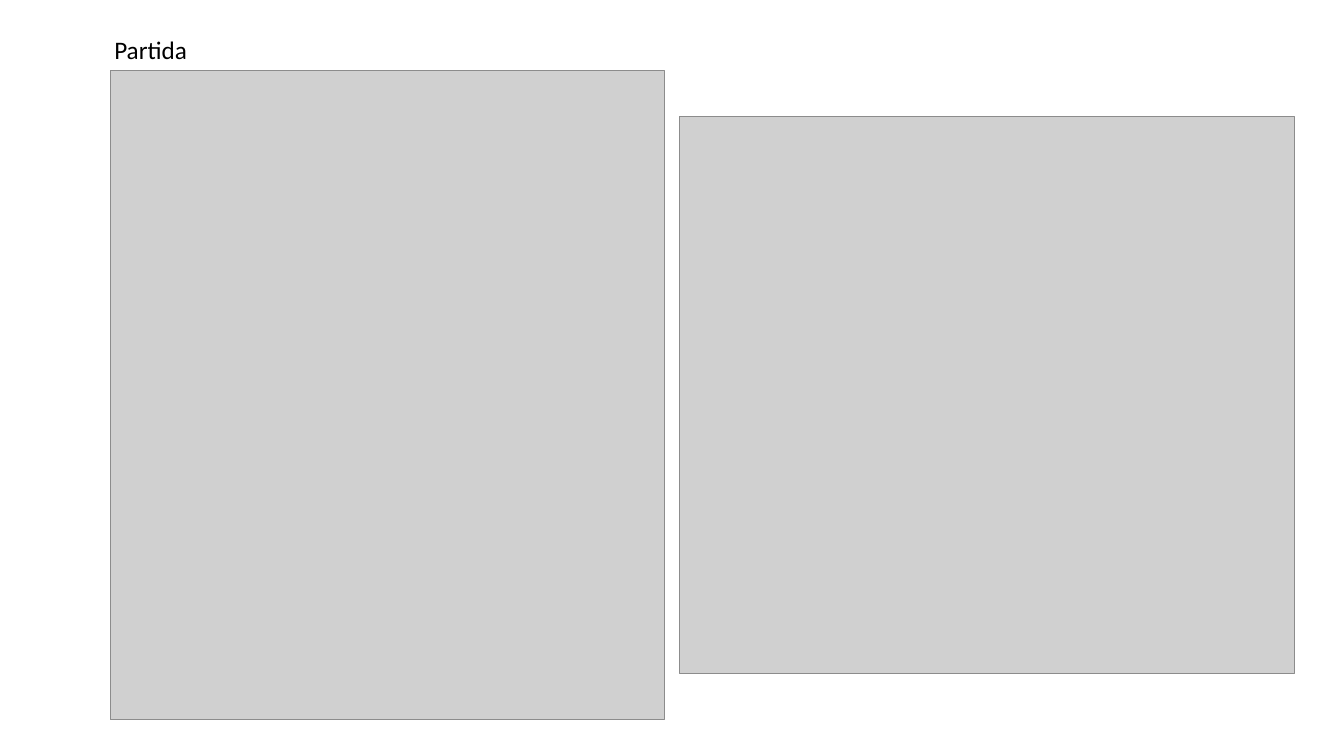
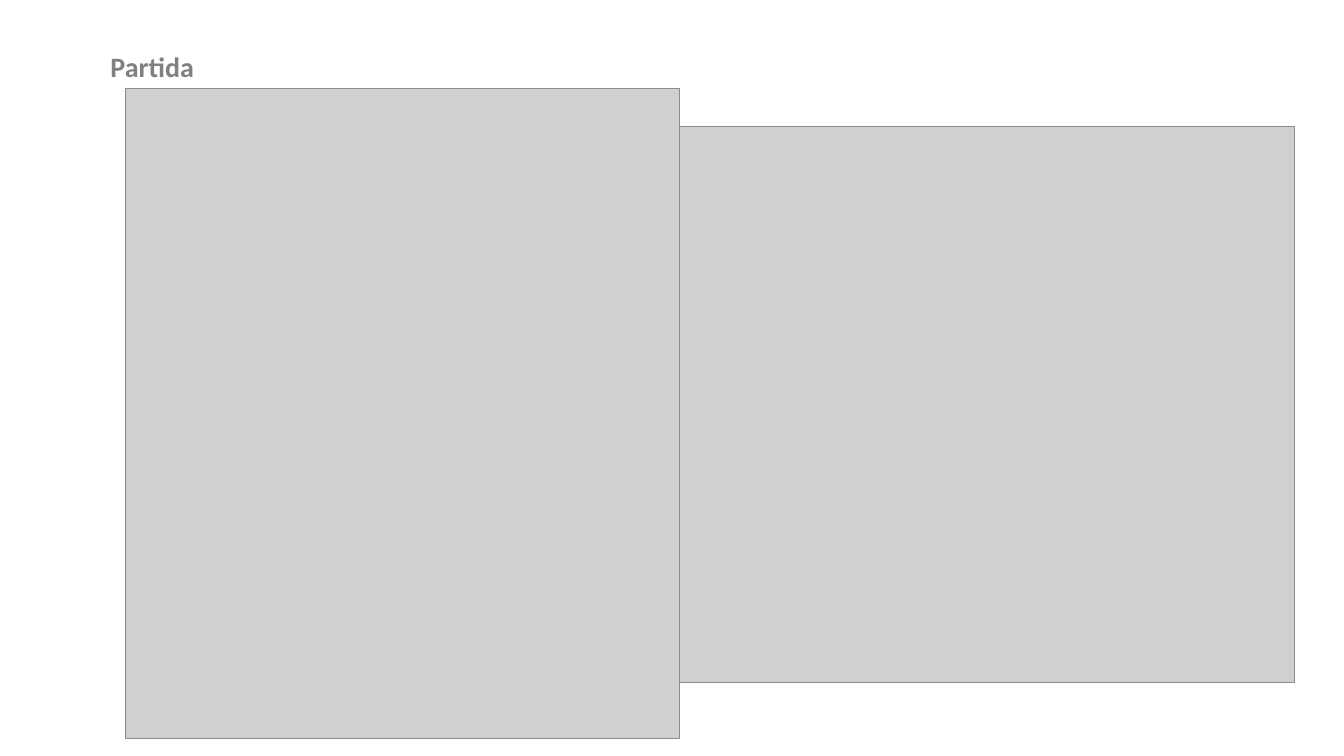
Before and after one commit to mPuchadesdo/Team-Challenge---Team-Victory, a slide deck: slide 4 of Documentacion/JBC/HUNDIR LA FLOTA - ANÁLIISIS.pptx. Drawn at 1344x756 pixels with LibreOffice and Linux fonts; fonts in the diff are those of the drawing; grey boxes stand for pictures. Boxes give left, top, right and bottom in pixels: in the first picture for what was removed or moved away, otherwise in the second. Text is boxed around its words. In the diff, an @@ line names an element or a change of style, - is before the commit and + after.

```diff
--- a/Documentacion/JBC/HUNDIR LA FLOTA - ANÁLIISIS.pptx
+++ b/Documentacion/JBC/HUNDIR LA FLOTA - ANÁLIISIS.pptx
@@ text "Partida": place and size @@
-text "Partida" at (114, 41, 187, 59)
+text "Partida" at (110, 57, 193, 77)
@@ text "Partida" at (110, 57, 193, 77): size 18 to 20 pt, text colour #000000 to #808080, bold on @@
@@ picture: place and size @@
-picture at (110, 71, 664, 720)
+picture at (126, 89, 681, 738)
@@ picture: place and size @@
-picture at (680, 117, 1295, 674)
+picture at (680, 126, 1295, 683)
```
Also in this commit, not shown: 6 other slides changed, 1 other file.
